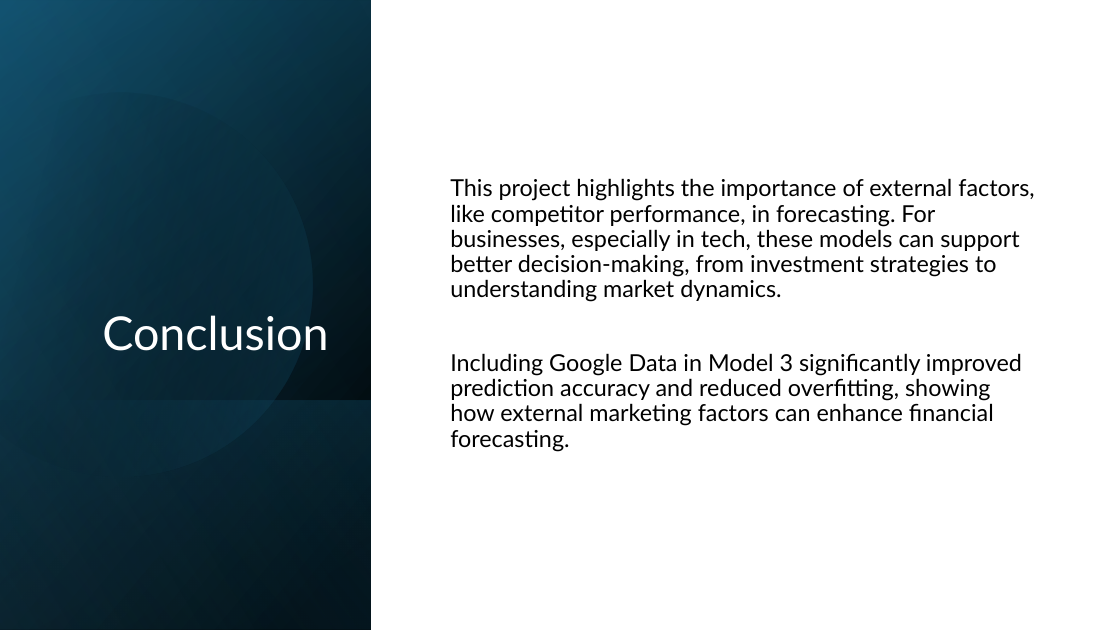
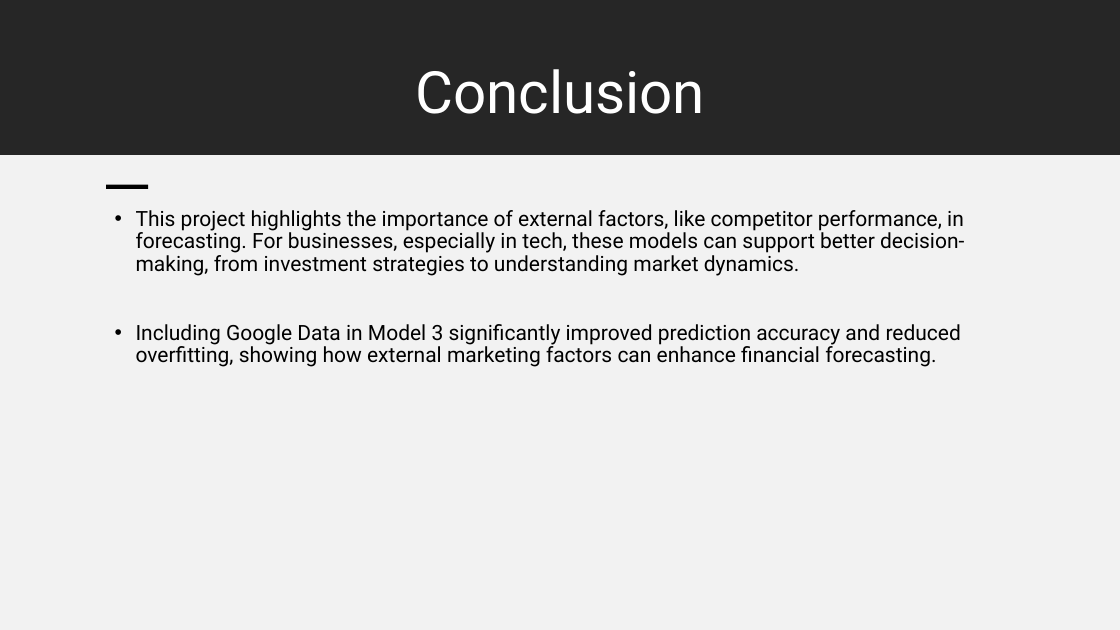
Before and after one commit to emilyschnepp/appleStockPrediction, a slide deck: slide 8 of appleStockResultsandViz.pptx. Drawn at 1120x630 pixels with LibreOffice and Linux fonts; fonts in the diff are those of the drawing. Boxes give left, top, right and bottom in pixels: in the first picture for what was removed or moved away, otherwise in the second. Text is boxed around its words. In the diff, an @@ line names an element or a change of style, - is before the commit and + after.

```diff
--- a/appleStockResultsandViz.pptx
+++ b/appleStockResultsandViz.pptx
@@ rectangle removed at (x1=0, y1=0, x2=371, y2=630) @@
@@ rectangle removed at (x1=0, y1=1, x2=371, y2=630) @@
@@ rectangle removed at (x1=0, y1=0, x2=371, y2=629) @@
@@ rectangle added at (x1=0, y1=0, x2=1120, y2=155), fill #262626 @@
@@ freeform shape removed at (x1=0, y1=47, x2=359, y2=515) @@
@@ title "Conclusion" moved from (x1=102, y1=315, x2=328, y2=351) to (x1=415, y1=69, x2=705, y2=114) @@
@@ title "Conclusion" at (x1=415, y1=69, x2=705, y2=114): size 40 to 50 pt, font Lato to Roboto; alignment right to centre; vertical alignment bottom to top @@
@@ rectangle resized from (x1=0, y1=0, x2=1120, y2=630) to (x1=0, y1=155, x2=1120, y2=630) @@
@@ rectangle at (x1=0, y1=155, x2=1120, y2=630): fill #FFFFFF to #F2F2F2 @@
@@ text "This project highlights the importance ..." moved from (x1=450, y1=178, x2=1034, y2=452) to (x1=136, y1=210, x2=964, y2=367) @@
@@ text "This project highlights the importance ..." at (x1=136, y1=210, x2=964, y2=367): size 20 to 18 pt, font Lato to Roboto; bullet none to •; vertical alignment middle to top @@
@@ rectangle added at (x1=107, y1=185, x2=149, y2=189), fill #000000 @@
@@ rectangle removed at (x1=0, y1=400, x2=371, y2=630) @@
```
Also in this commit, not shown: 7 other slides changed.
